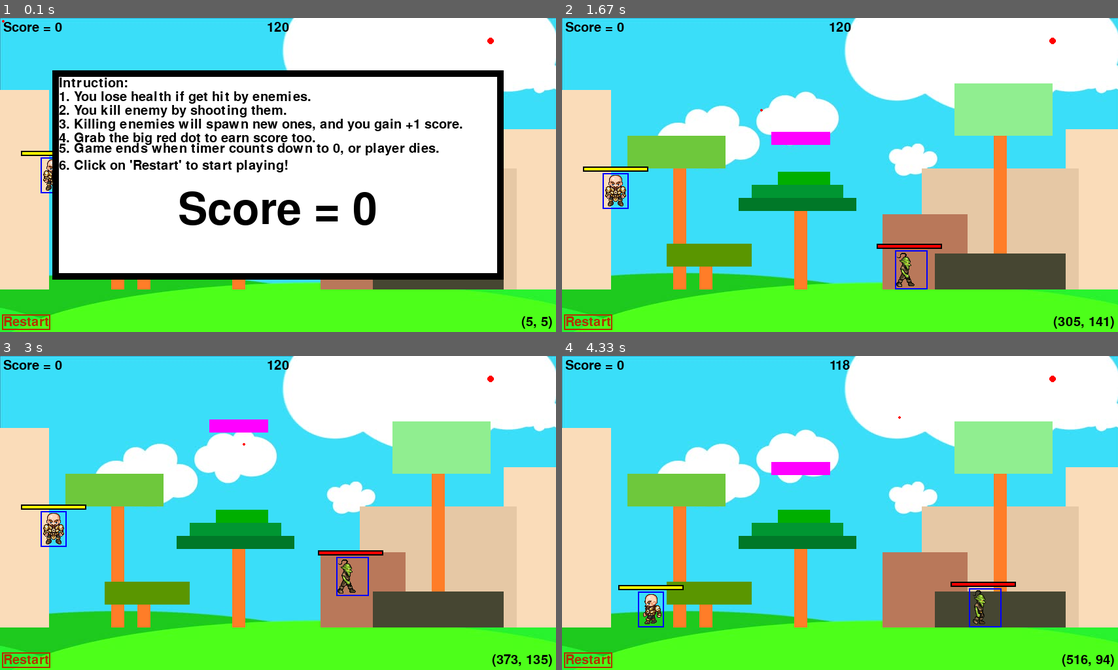
Above: before the commit, frames 1-4 (two rows, left to right).
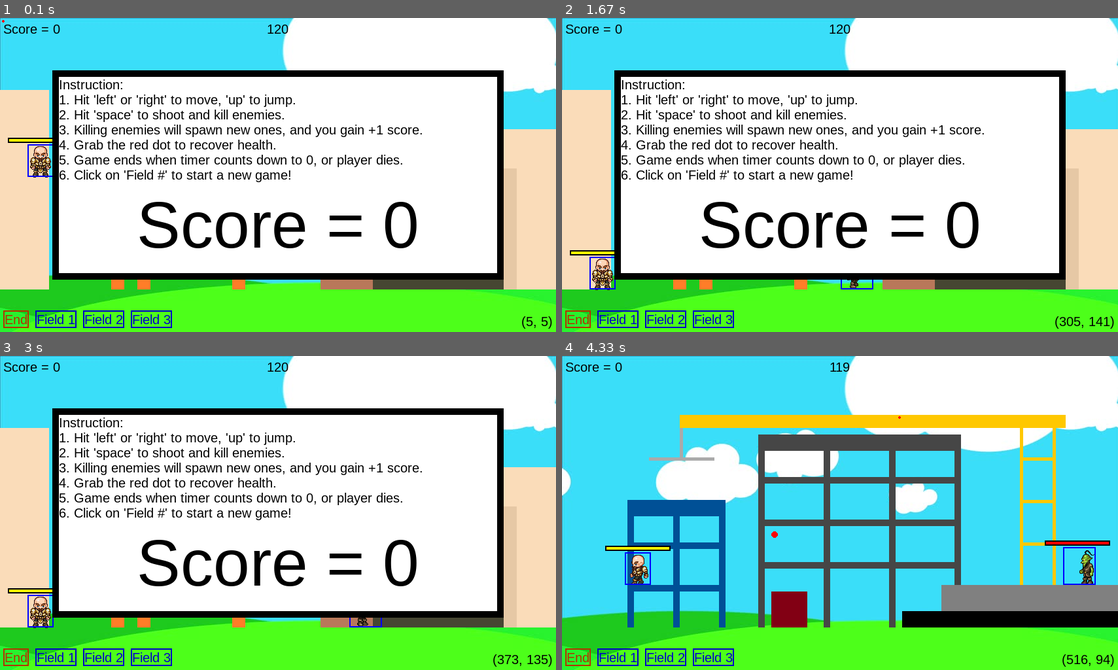
Above: after the commit, the same moments.

Repository: joachimwan/PyGame_Tutorial
Game: pygame game, started from MyGame.py
Two runs of this game, one before a commit and one after it. Both use one fixed random seed, a clock stepped at 60 frames per second and the inputs below.
Inputs (mouse positions are in pixels of both pictures, inside the frame that each line leads up to):
- Up to frame 1 (0.1 s): no input
- Up to frame 2 (1.67 s): click (712, 319) at 0.38 s, where only the run after the commit has a clickable "Field 3"; click (667, 319) at 0.72 s, where only the run after the commit has a clickable "Field 2"; click (617, 319) at 1.05 s, where only the run after the commit has a clickable "Field 1"; press the mouse at (578, 319) at 1.37 s; move the mouse to (667, 212) at 1.47 s; release the mouse at (762, 109) at 1.6 s
- Up to frame 3 (3 s): press the mouse at (16, 657) at 1.7 s; move the mouse to (38, 550) at 1.8 s; release the mouse at (66, 443) at 1.93 s; press the mouse at (16, 657) at 2.03 s; move the mouse to (55, 600) at 2.13 s; release the mouse at (100, 544) at 2.27 s; press the mouse at (16, 657) at 2.37 s; move the mouse to (211, 547) at 2.47 s; release the mouse at (400, 434) at 2.6 s; press the mouse at (16, 657) at 2.7 s; move the mouse to (127, 550) at 2.8 s; release the mouse at (244, 443) at 2.93 s
- Up to frame 4 (4.33 s): press the mouse at (712, 657) at 3.03 s; move the mouse to (806, 538) at 3.13 s; release the mouse at (901, 418) at 3.27 s; hold Up 3.33-3.63 s; hold Right 3.67-4.13 s; hold Left from 4.17 s (still down)

The runs differ from the first frame. In frame 1, 12% of the frame differs, in the area x 0-100%, y 1-100%; in frame 2, 52%; in frame 3, 52%; in frame 4, 44%.

Commit message:
Update MyGame.py

Diff:
--- a/MyGame.py
+++ b/MyGame.py
@@ -1,4 +1,3 @@
-# change all the codes to first check if there's enemy using len(Enemy.enemies)==0
 # code AI to control enemies
 
 # make MP bar and charge bar
@@ -6,7 +5,7 @@
 
 # code drop item and item interaction
 
-# create stage selection page
+# revamp restart button!!!
 # create volume button
 # fix restart button
 
@@ -17,27 +16,6 @@
 
 pygame.mixer.pre_init(frequency=22050, size=-16, channels=2, buffer=512, devicename=None)
 pygame.init()
-
-# check if current working directory contains required images
-try:
-    # %matplotlib inline
-    import matplotlib.pyplot as plt
-    import os
-
-    print("current working directory: ", os.getcwd())
-    img = plt.imread('R1.png')
-    # plt.imshow(img)
-    # plt.imshow(img[15:40, 15:45, 0:4])
-    # print(img)
-except OSError:
-    # change current working directory to folder containing all images
-    if os.path.exists("/Users/JoachimWHY/PycharmProjects/TestProjects/PyGame Tutorial"):
-        os.chdir("/Users/JoachimWHY/PycharmProjects/TestProjects/PyGame Tutorial")
-    print("current working directory: ", os.getcwd())
-    img = plt.imread('R1.png')
-    # else use ('PyGame Tutorial/R1.png') or (os.path.join('PyGame Tutorial', 'R1.png'))
-finally:
-    del img
 
 # load music file and play
 pygame.mixer.music.set_volume(0.1)
@@ -49,6 +27,8 @@
 bullet_sound.set_volume(0.1)
 hit_sound = pygame.mixer.Sound('hit.wav')
 hit_sound.set_volume(0.1)
+restore_sound = pygame.mixer.Sound('restore.wav')
+restore_sound.set_volume(0.1)
 
 # load background image from current working directory
 bg = pygame.image.load('bg.jpg')
@@ -74,14 +54,14 @@
                 pygame.image.load('L9.png')]
     standing = pygame.image.load('standing.png')
 
-    def __init__(self, x=50, y=200, width=64, height=64):
+    def __init__(self, x=30, y=180, width=64, height=64):
         # define the Player character
         self.x = x  # starting point x-coordinate
         self.y = y  # starting point y-coordinate
         self.width = width
         self.height = height
         self.vel = 6
-        self.bounding_box = (self.x + 12, self.y + 12, 40, 55)
+        self.bounding_box = (self.x + 12, self.y + 12, 40, 50)
         self.color = (0, 0, 255)
         self.hit = False
         self.delayCount = 0
@@ -103,7 +83,7 @@
         self.walkCount = 0
 
     def update_bounding_box(self):
-        self.bounding_box = (self.x + 12, self.y + 12, 40, 55)
+        self.bounding_box = (self.x + 12, self.y + 12, 40, 50)
 
     def draw(self, window):
         # use same image for 3 frames, then reset to first image
@@ -184,7 +164,7 @@
         self.width = width
         self.height = height
         self.vel = 3
-        self.bounding_box = (self.x + 10, self.y, 50, 60)
+        self.bounding_box = (self.x + 10, self.y, 50, 58)
         self.color = (0, 0, 255)
         self.hit = False
         self.delayCount = 0
@@ -204,7 +184,7 @@
         self.walkCount = 0
 
     def update_bounding_box(self):
-        self.bounding_box = (self.x + 10, self.y, 50, 60)
+        self.bounding_box = (self.x + 10, self.y, 50, 58)
 
     def draw(self, window):
         # automatically move the enemy
@@ -254,7 +234,7 @@
 
         # to be replaced with AI that will decide enemy.ctrl
         if self.HP > 0:
-            if self.walkCount//np.random.randint(1, 3) == 0:  # randomly jump
+            if self.walkCount // np.random.randint(1, 3) == 0:  # randomly jump
                 self.ctrl["up"] = True
             if self.left:
                 if self.x - self.vel >= 0:
@@ -319,7 +299,7 @@
 
     def hit_action(self):
         if self.hit is False and self.HP >= 0:
-            self.HP -= 20
+            self.HP -= 25
             hit_sound.play()
             self.hit = True
             self.delayCount = 1
@@ -328,7 +308,7 @@
 class Projectile:
     bullets = []
 
-    def __init__(self, x, y, facing, radius=5, color=(255, 0, 0)):
+    def __init__(self, x, y, facing, radius=5, color=(185, 0, 0)):
         self.x = x
         self.y = y
         self.radius = radius
@@ -384,6 +364,46 @@
             self.rel_pos = 0  # player is standing on this box
 
 
+class Button:
+    buttons = []
+
+    def __init__(self, x, y, text, font_size=20, font='arial', color=(180, 50, 0), transparent=True):
+        self.x = x
+        self.y = y
+        self.text = text
+        self.font_size = font_size
+        self.font = font
+        self.color = color
+        font = pygame.font.SysFont(self.font, self.font_size)
+        text = font.render(self.text, True, self.color)
+        self.width = int(text.get_width() + 4)
+        self.height = int(text.get_height() + 4)
+        self.bounding_box = (self.x, self.y, self.width, self.height)
+        self.buttons.append(self)
+        self.transparent = transparent
+        self.bg_color = (255, 255, 255)
+        self.border_color = color
+        self.border_width = 2
+
+    def update_bounding_box(self):
+        self.bounding_box = (self.x, self.y, self.width, self.height)
+
+    def draw(self, window):
+        if not self.transparent:
+            pygame.draw.rect(window, self.bg_color, self.bounding_box)
+        pygame.draw.rect(window, self.border_color, self.bounding_box, self.border_width)
+        font = pygame.font.SysFont(self.font, self.font_size)
+        text = font.render(self.text, True, self.color)
+        window.blit(text, [self.x+2, self.y+2])
+
+    def check_collision(self):
+        if self.x <= mouse_position[0] <= self.x + self.width and self.y <= mouse_position[1] <= self.y + self.height:
+            self.transparent = False
+            return True
+        else:
+            self.transparent = True
+
+
 class Target:
     targets = []
 
@@ -391,7 +411,7 @@
         self.x = x
         self.y = y
         self.radius = radius
-        self.bounding_box = (self.x-self.radius, self.y-self.radius, 2*self.radius, 2*self.radius)
+        self.bounding_box = (self.x - self.radius, self.y - self.radius, 2 * self.radius, 2 * self.radius)
         self.color = color
         self.targets.append(self)
 
@@ -409,7 +429,7 @@
     player.draw(window)  # draw player
 
     for enemy in Enemy.enemies:
-        enemy.draw(window)  # draw enemy
+        enemy.draw(window)  # draw enemies
 
     for bullet in Projectile.bullets:  # draw bullets
         bullet.draw(window)
@@ -417,39 +437,38 @@
     for target in Target.targets:  # draw target
         target.draw(window)
 
-    font = pygame.font.SysFont(None, 30)  # create object with font style and font size
+    for button in Button.buttons:  # draw buttons
+        button.draw(window)
+
+    font = pygame.font.SysFont('arial', 20)  # create object with font style and font size
     text = font.render(str(mouse_position), True, (0, 0, 0))
     window.blit(text, [surf_width - text.get_width() - 5, surf_height - text.get_height() - 5])
     text = font.render("Score = " + str(player.score), True, (0, 0, 0))
     window.blit(text, [5, 5])
     text = font.render(str(timer), True, (0, 0, 0))
-    window.blit(text, [int(surf_width/2 - text.get_width()/2), 5])
-    text = font.render("Restart", True, (180, 50, 0))
-    pygame.draw.rect(window, (180, 50, 0), (restart_button.x - 2, restart_button.y - 2,
-                                            restart_button.width + 4, restart_button.height + 4), 2)
-    window.blit(text, [restart_button.x, restart_button.y])
+    window.blit(text, [int(surf_width / 2 - text.get_width() / 2), 5])
 
     pygame.draw.circle(window, (255, 0, 0), mouse_position, 2)  # draw mouse position
 
     if game_over:  # print this if game over
         pygame.draw.rect(window, (255, 255, 255), (80, 80, surf_width - 160, surf_height - 160))
         pygame.draw.rect(window, (0, 0, 0), (80, 80, surf_width - 160, surf_height - 160), 10)
-        font = pygame.font.SysFont(None, 30)
-        instruction = ["Intruction:",
-                       "1. You lose health if get hit by enemies.",
-                       "2. You kill enemy by shooting them.",
+        font = pygame.font.SysFont('arial', 20)
+        instruction = ["Instruction:",
+                       "1. Hit 'left' or 'right' to move, 'up' to jump.",
+                       "2. Hit 'space' to shoot and kill enemies.",
                        "3. Killing enemies will spawn new ones, and you gain +1 score.",
-                       "4. Grab the big red dot to earn score too.",
+                       "4. Grab the red dot to recover health.",
                        "5. Game ends when timer counts down to 0, or player dies.",
-                       "6. Click on 'Restart' to start playing!"]
+                       "6. Click on 'Field #' to start a new game!"]
         text = []
         for line in instruction:
             text.append(font.render(line, True, (0, 0, 0)))
         for line in range(len(text)):
-            window.blit(text[line], [90, 90 + line*int(text[line].get_height())])
-        font = pygame.font.SysFont(None, 100)
+            window.blit(text[line], [90, 90 + line * int(text[line].get_height())])
+        font = pygame.font.SysFont('arial', 100)
         text = font.render("Score = " + str(player.score), True, (0, 0, 0))
-        window.blit(text, [int(surf_width/2 - text.get_width()/2), int(surf_height/2) + 20])
+        window.blit(text, [int(surf_width / 2 - text.get_width() / 2), int(surf_height / 2) + 20])
 
     pygame.display.update()
 
@@ -457,69 +476,107 @@
 def init_main():
     Projectile.bullets = []
     Enemy.enemies = []
+    Obstruction.boxes[1:] = []  # pop everything except for ground
 
     start_time = pygame.time.get_ticks()  # initialize start time
+
+    # define field obstructions
+    if field == 1:  # JW's field
+        # Obstruction(160, 70, 150, 20, color=(215, 215, 230))  # cloud 1
+        cloud = Obstruction(320, 140, 90, 20, color=(255, 0, 255))  # cloud 2
+        Obstruction(170, 180, 20, 235, color=(255, 125, 40))  # big tree trunk 2
+        Obstruction(100, 180, 150, 50, color=(110, 200, 60))  # big tree leaves 2
+        Obstruction(355, 235, 20, 180, color=(255, 125, 40))  # small tree trunk 1
+        Obstruction(330, 235, 80, 20, color=(0, 175, 0))  # small tree leaves 1
+        Obstruction(290, 255, 140, 20, color=(0, 150, 50))  # small tree leaves 2
+        Obstruction(270, 275, 180, 20, color=(0, 120, 40))  # small tree leaves 3
+        Obstruction(210, 345, 20, 70, color=(255, 125, 40))  # small tree trunk 4
+        Obstruction(160, 345, 130, 35, color=(90, 150, 0))  # small tree leaves 4
+        Obstruction(0, 110, 75, 305, color=(250, 220, 185))  # rock 0 left
+        Obstruction(770, 170, 80, 245, color=(250, 220, 185))  # rock 0 right
+        Obstruction(550, 230, 240, 185, color=(230, 200, 165))  # rock 1
+        Obstruction(490, 300, 130, 115, color=(185, 120, 90))  # rock 2
+        Obstruction(660, 100, 20, 315, color=(255, 125, 40))  # big tree trunk 2
+        Obstruction(600, 100, 150, 80, color=(144, 238, 144))  # big tree leaves 1
+        Obstruction(570, 360, 200, 55, color=(70, 70, 50))  # rock 3
+
+    if field == 2:  # JunLi's field
+        Obstruction(0, 350, 150, 10)  # level 1
+        Obstruction(250, 350, 350, 10)  # level 1
+        Obstruction(700, 350, 150, 10)  # level 1
+        Obstruction(100, 290, 350, 10)  # level 2
+        Obstruction(550, 290, 200, 10)  # level 2
+        Obstruction(0, 230, 330, 10)  # level 3
+        Obstruction(430, 230, 220, 10)  # level 3
+        Obstruction(750, 230, 100, 10)  # level 3
+        Obstruction(0, 170, 150, 10)  # level 4
+        Obstruction(250, 170, 250, 10)  # level 4
+        Obstruction(600, 170, 150, 10)  # level 4
+        Obstruction(150, 110, 550, 10)  # level 5
+        Obstruction(440, 180, 50, 50, (130, 0, 20))  # box 1
+        Obstruction(380, 360, 55, 55, (130, 0, 20))  # box 2
+
+    if field == 3:  # JunLi's revamped field
+        Obstruction(320, 360, 55, 55, (130, 0, 20))  # box
+
+        Obstruction(100, 220, 10, 195, color=(0, 80, 150))  # small building pole 1
+        Obstruction(170, 220, 10, 195, color=(0, 80, 150))  # small building pole 2
+        Obstruction(240, 220, 10, 195, color=(0, 80, 150))  # small building pole 3
+        Obstruction(100, 350, 150, 10, color=(0, 80, 150))  # small building level 1
+        Obstruction(100, 285, 150, 10, color=(0, 80, 150))  # small building level 2
+        Obstruction(100, 220, 150, 25, color=(0, 80, 150))  # small building level 3
+
+        Obstruction(300, 120, 10, 295, color=(70, 70, 70))  # big building pole 1
+        Obstruction(400, 120, 10, 295, color=(70, 70, 70))  # big building pole 2
+        Obstruction(500, 120, 10, 295, color=(70, 70, 70))  # big building pole 3
+        Obstruction(600, 120, 10, 295, color=(70, 70, 70))  # big building pole 4
+        Obstruction(300, 315, 310, 10, color=(70, 70, 70))  # big building level 1
+        Obstruction(300, 250, 310, 10, color=(70, 70, 70))  # big building level 2
+        Obstruction(300, 185, 310, 10, color=(70, 70, 70))  # big building level 3
+        Obstruction(300, 120, 310, 25, color=(70, 70, 70))  # big building level 4
+
+        Obstruction(700, 90, 5, 325, color=(255, 200, 0))  # crane left pole
+        Obstruction(750, 90, 5, 325, color=(255, 200, 0))  # crane right pole
+        Obstruction(520, 390, 330, 25, color=(0, 0, 0))  # crane base
+        Obstruction(580, 350, 270, 40, color=(128, 128, 128))  # crane level 1
+        Obstruction(700, 285, 55, 5, color=(255, 200, 0))  # crane level 2
+        Obstruction(700, 220, 55, 5, color=(255, 200, 0))  # crane level 3
+        Obstruction(700, 155, 55, 5, color=(255, 200, 0))  # crane level 4
+        Obstruction(180, 90, 5, 65, color=(170, 170, 170))  # crane wire
+        Obstruction(180, 90, 590, 20, color=(255, 200, 0))  # crane boom
+        Obstruction(133, 155, 100, 5, color=(170, 170, 170))  # crane load
 
     player = Player()  # initialize player
     for i in range(n_enemies):  # initialize enemy
-        Enemy(np.random.randint(200, surf_width - 64), np.random.randint(int(surf_height/2), ground.y - 64))
-
-    return player, start_time
-
-
-# define stage obstructions
+        Enemy(np.random.randint(200, surf_width - 64), np.random.randint(int(surf_height / 2), ground.y - 64))
+
+    if field == 1:
+        return player, start_time, cloud
+    else:
+        return player, start_time
+
+
+# define ground before initializing other obstructions
+ground = Obstruction(0, 415, surf_width, 30, transparent=True)
+target = Target(x=np.random.randint(100, surf_width - 100), y=np.random.randint(100, surf_height - 100))
+
+# draw restart button
+font = pygame.font.SysFont('arial', 20)
+text = font.render('End', True, (0, 0, 0))
+restart_button = Button(5, surf_height - text.get_height() - 10, 'End')
+
+# draw field buttons
+field1 = Button(restart_button.x + restart_button.width + 10, restart_button.y, 'Field 1', color=(0, 0, 200))
+field2 = Button(field1.x + field1.width + 10, restart_button.y, 'Field 2', color=(0, 0, 200))
+field3 = Button(field2.x + field2.width + 10, restart_button.y, 'Field 3', color=(0, 0, 200))
+
+# initialize player, enemies, field, and start time
+n_enemies = 1
 field = 1
-if field == 1:  # JW's field
-    ground = Obstruction(0, 415, surf_width, 30, transparent=True)
-    # Obstruction(160, 70, 150, 20, color=(215, 215, 230))  # cloud 1
-    cloud = Obstruction(320, 140, 90, 20, color=(255, 0, 255))  # cloud 2
-    Obstruction(170, 180, 20, 235, color=(255, 125, 40))  # big tree trunk 2
-    Obstruction(100, 180, 150, 50, color=(110, 200, 60))  # big tree leaves 2
-    Obstruction(355, 235, 20, 180, color=(255, 125, 40))  # small tree trunk 1
-    Obstruction(330, 235, 80, 20, color=(0, 175, 0))  # small tree leaves 1
-    Obstruction(290, 255, 140, 20, color=(0, 150, 50))  # small tree leaves 2
-    Obstruction(270, 275, 180, 20, color=(0, 120, 40))  # small tree leaves 3
-    Obstruction(210, 345, 20, 70, color=(255, 125, 40))  # small tree trunk 4
-    Obstruction(160, 345, 130, 35, color=(90, 150, 0))  # small tree leaves 4
-    Obstruction(0, 110, 75, 305, color=(250, 220, 185))  # rock 0 left
-    Obstruction(770, 170, 80, 245, color=(250, 220, 185))  # rock 0 right
-    Obstruction(550, 230, 240, 185, color=(230, 200, 165))  # rock 1
-    Obstruction(490, 300, 130, 115, color=(185, 120, 90))  # rock 2
-    Obstruction(660, 100, 20, 315, color=(255, 125, 40))  # big tree trunk 2
-    Obstruction(600, 100, 150, 80, color=(144, 238, 144))  # big tree leaves 1
-    Obstruction(570, 360, 200, 55, color=(70, 70, 50))  # rock 3
-
-if field == 2:  # JunLi's field
-    ground = Obstruction(0, 415, surf_width, 30, transparent=True)
-    Obstruction(0, 350, 150, 10)  # level 1
-    Obstruction(250, 350, 350, 10)  # level 1
-    Obstruction(700, 350, 150, 10)  # level 1
-    Obstruction(100, 290, 350, 10)  # level 2
-    Obstruction(550, 290, 200, 10)  # level 2
-    Obstruction(0, 230, 330, 10)  # level 3
-    Obstruction(430, 230, 220, 10)  # level 3
-    Obstruction(750, 230, 100, 10)  # level 3
-    Obstruction(0, 170, 150, 10)  # level 4
-    Obstruction(250, 170, 250, 10)  # level 4
-    Obstruction(600, 170, 150, 10)  # level 4
-    Obstruction(150, 110, 550, 10)  # level 5
-    Obstruction(440, 180, 50, 50, (130, 0, 20))  # box 1
-    Obstruction(380, 360, 55, 55, (130, 0, 20))  # box 2
-
-
-# Obstruction(460, 35, 100, 5, (255, 255, 255))
-# Obstruction(610, 35, 30, 5, (255, 255, 255))
-
-target = Target(750, 35)
-
-# draw restart button
-font = pygame.font.SysFont(None, 30)  # create object with font style and font size
-text = font.render("Restart", True, (0, 0, 0))
-restart_button = Obstruction(5, surf_height-25, int(text.get_width()), int(text.get_height()), (0, 0, 0), True)
-
-# initialize player, enemies, and start time
-n_enemies = 1
-player, start_time = init_main()
+if field == 1:
+    player, start_time, cloud = init_main()
+else:
+    player, start_time = init_main()
 
 clock = pygame.time.Clock()
 timer = 120
@@ -535,20 +592,64 @@
     mouse_buttons = pygame.mouse.get_pressed()
     mouse_position = pygame.mouse.get_pos()
 
-    if restart_button.x <= mouse_position[0] <= restart_button.x + restart_button.width:
-        if restart_button.y <= mouse_position[1] <= restart_button.y + restart_button.height:
-            if mouse_buttons[0]:
-                game_over = False
+    # attempt to code pause button, but timer can't stop
+    # if restart_button.check_collision():
+    #     pause = False
+    #     if mouse_buttons[0]:
+    #         pause = True
+    #         while pause:
+    #             keys = pygame.key.get_pressed()
+    #             for event in pygame.event.get():
+    #                 if event.type == pygame.QUIT or keys[pygame.K_ESCAPE]:
+    #                     run = False
+    #                     pause = False
+    #             if keys[pygame.K_DOWN]:
+    #                 pause = False
+
+    if restart_button.check_collision():
+        if mouse_buttons[0]:
+            game_over = True
+            # if field == 1:
+            #     player, start_time, cloud = init_main()
+            # else:
+            #     player, start_time = init_main()
+
+    if field1.check_collision():
+        if mouse_buttons[0]:
+            game_over = False
+            field = 1
+            if field == 1:
+                player, start_time, cloud = init_main()
+            else:
                 player, start_time = init_main()
 
+    if field2.check_collision():
+        if mouse_buttons[0]:
+            game_over = False
+            field = 2
+            if field == 1:
+                player, start_time, cloud = init_main()
+            else:
+                player, start_time = init_main()
+
+    if field3.check_collision():
+        if mouse_buttons[0]:
+            game_over = False
+            field = 3
+            if field == 1:
+                player, start_time, cloud = init_main()
+            else:
+                player, start_time = init_main()
+
     if not game_over:
-        timer = 120 - round((pygame.time.get_ticks() - start_time)/1000)  # define time past since init_main
+        timer = 120 - round((pygame.time.get_ticks() - start_time) / 1000)  # define time past since init_main
 
     # define when to terminate loop, i.e. when click on CLOSE button (QUIT)
     for event in pygame.event.get():
         if event.type == pygame.QUIT or keys[pygame.K_ESCAPE]:
             run = False
 
+    # floating block in field 1
     if field == 1:
         if cloud.moveCount == cloud.moveCount0:
             delta = 1
@@ -566,7 +667,6 @@
         cloud.y -= distance
         cloud.update_bounding_box()
         cloud.moveCount -= delta
-
 
     # define what key-presses do, e.g. change x and y starting point
     if not game_over:
@@ -601,7 +701,7 @@
         else:  # player.jumpCount < 0
             up = -1
 
-        distance = int(0.20 * player.jumpCount ** 2 * up)  # constant is jump height / num of frames
+        distance = int(0.21 * player.jumpCount ** 2 * up)  # constant is jump height / num of frames
         player.y -= distance
         player.update_bounding_box()
         if player.jumpCount < 0:
@@ -644,7 +744,7 @@
                     Projectile.bullets.pop(Projectile.bullets.index(bullet))
                     enemy.hit_action()
                 elif 0 < bullet.x < surf_width:
-                    bullet.x += bullet.vel/len(Enemy.enemies)
+                    bullet.x += bullet.vel / len(Enemy.enemies)
                 else:
                     Projectile.bullets.pop(Projectile.bullets.index(bullet))
     else:
@@ -671,14 +771,18 @@
     if player.HP <= 0 or timer <= 0:
         game_over = True
 
+    # check if player collides with target
     for target in Target.targets:
         if player.check_collision(target):
             Target.targets.pop(Target.targets.index(target))
-            player.score += 1
-            target = Target(x=np.random.randint(100, surf_width-100), y=np.random.randint(100, surf_height-100))
+            if player.HP <= player.HP0:
+                player.HP += 30
+                restore_sound.play()
+                if player.HP > player.HP0:
+                    player.HP = player.HP0
+            target = Target(x=np.random.randint(100, surf_width - 100), y=np.random.randint(100, surf_height - 100))
 
     redraw_game_window()
-
 
 pygame.display.quit()
 pygame.quit()
